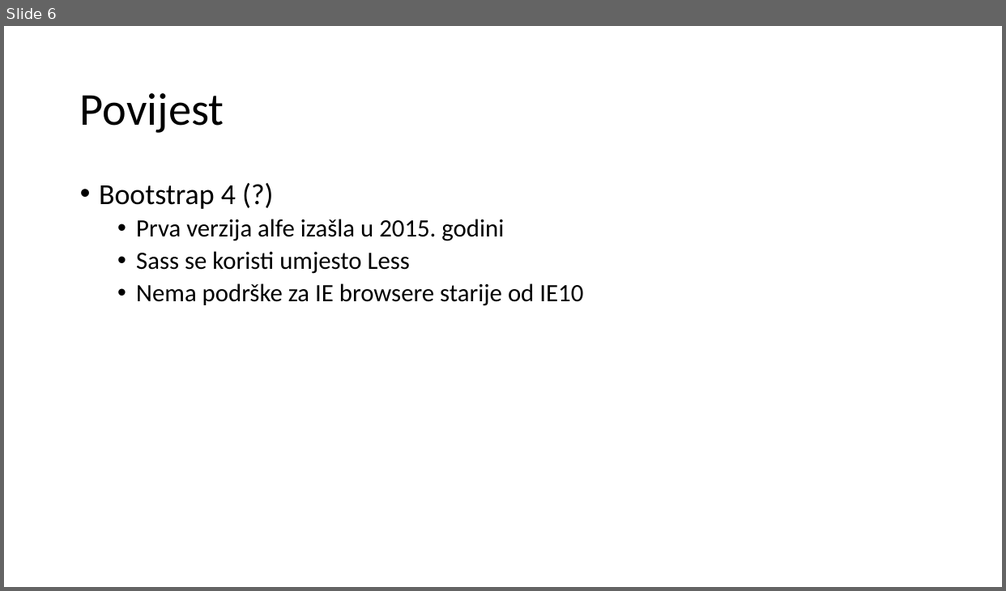
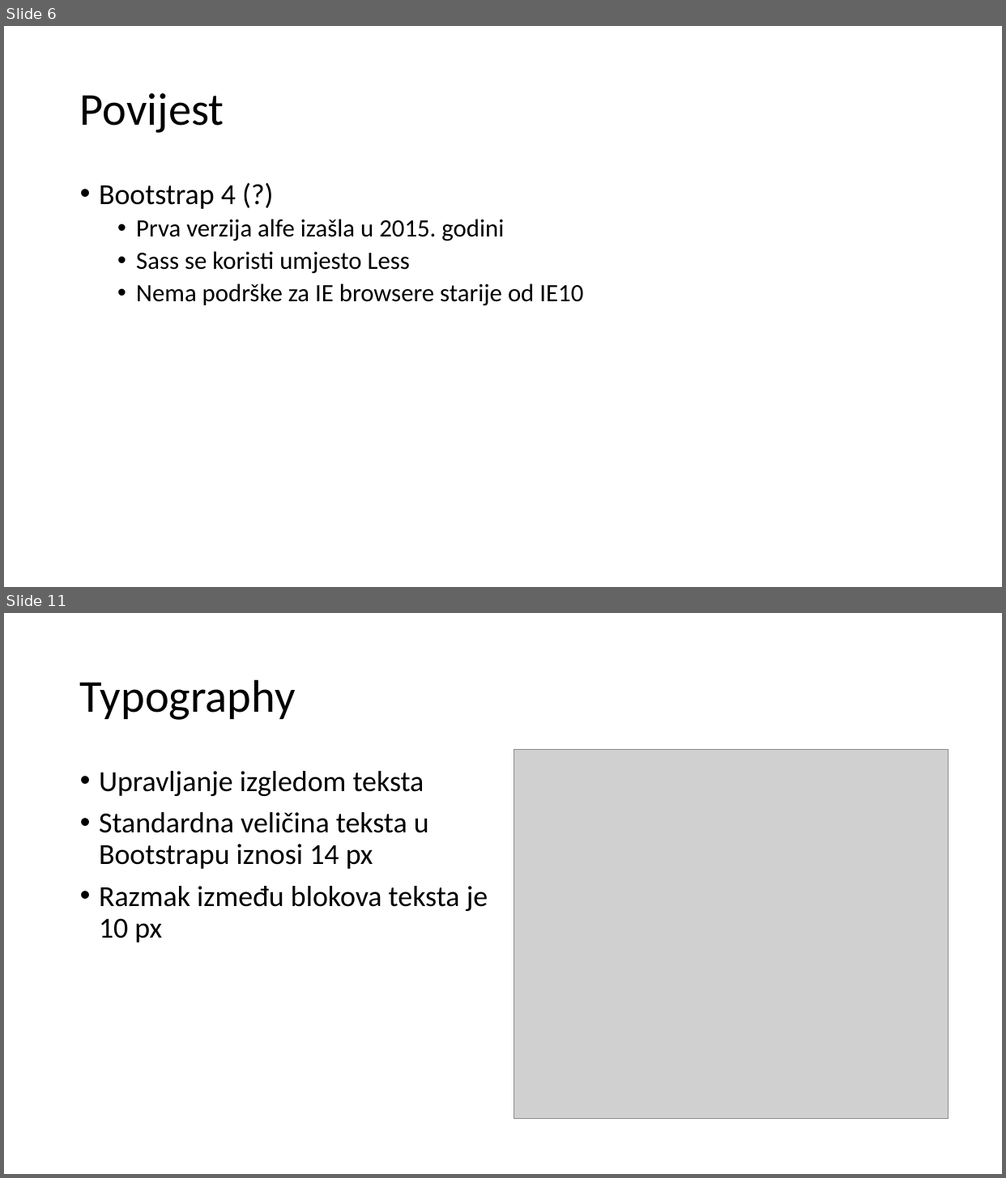
Before and after one commit to mmssniper/angular-workshop, a slide deck: prezentacije/1-6 Twitter Bootstrap.pptx. Shown one above the other, each under a label of ours: slide 6 before the commit, slides 6 and 11 after it; the slides between them are not shown. The pictures are 1006x591 and 1006x1178 pixels, drawn with LibreOffice and Linux fonts; fonts in the diff are those of the drawing; grey boxes stand for pictures. Boxes give left, top, right and bottom in pixels: in the first picture for what was removed or moved away, otherwise in the second. Text is boxed around its words. In the diff, an @@ line names an element or a change of style, - is before the commit and + after.

Commit message:
Dorađena bootstrap prezentacija

```diff
--- a/prezentacije/1-6 Twitter Bootstrap.pptx
+++ b/prezentacije/1-6 Twitter Bootstrap.pptx
@@ slide 11 added at [4,613,1002,1174], background #FFFFFF @@
@@ title added at [80,679,296,720], 44 pt, text #000000 @@
+Typography
@@ picture added at [513,750,948,1119] @@
@@ text added at [99,771,488,943], 28 pt, text #000000 @@
+• Upravljanje izgledom teksta
+• Standardna veličina teksta u Bootstrapu iznosi 14 px
+• Razmak između blokova teksta je 10 px
```
Also in this commit, not shown: 12 slides changed, 4 other slides added, 3 slides removed.
